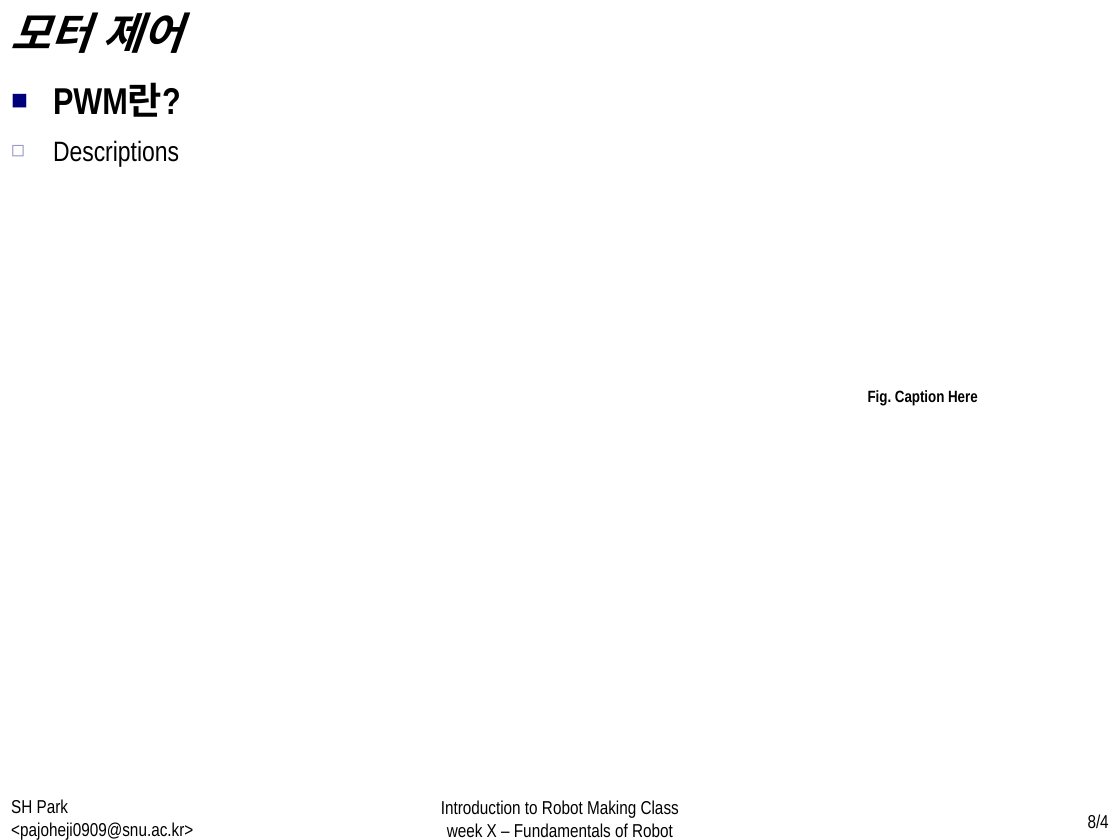
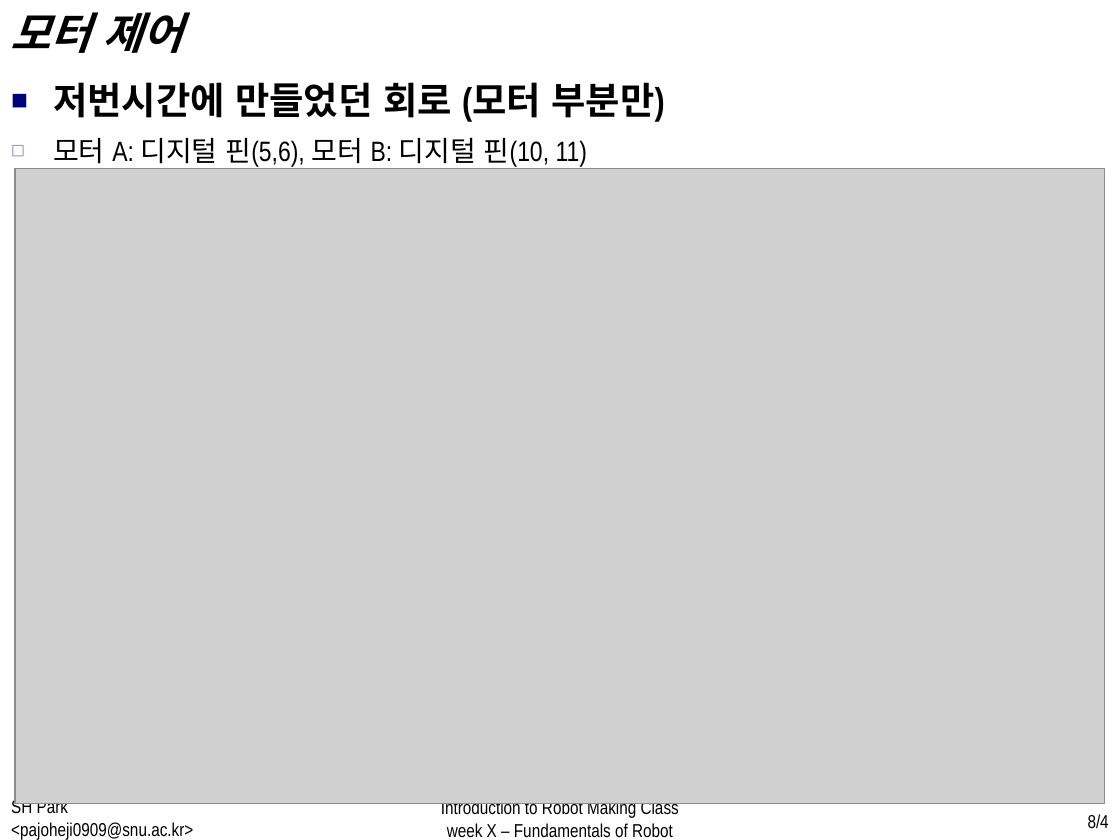
Before and after one commit to WhenTheyCry96/RobotTutorial, a slide deck: slide 8 of PPT/week2.pptx. Drawn at 1120x840 pixels with LibreOffice and Linux fonts; fonts in the diff are those of the drawing; grey boxes stand for pictures. Boxes give left, top, right and bottom in pixels: in the first picture for what was removed or moved away, otherwise in the second. Text is boxed around its words. In the diff, an @@ line names an element or a change of style, - is before the commit and + after.

```diff
--- a/PPT/week2.pptx
+++ b/PPT/week2.pptx
@@ text at <box>53,82,664,122</box>: text changed @@
-■ PWM란?
+■ 저번시간에 만들었던 회로 (모터 부분만)
@@ text at <box>53,138,587,169</box>: text changed @@
-  ◻ Descriptions
+  ◻ 모터 A: 디지털 핀(5,6), 모터 B: 디지털 핀(10, 11)
@@ picture added at <box>15,169,1104,804</box> @@
@@ text removed at <box>868,390,978,406</box> @@
-Fig. Caption Here
```
Also in this commit, not shown: 11 other slides changed, 1 slide added, 2 slides removed, 2 other files.
